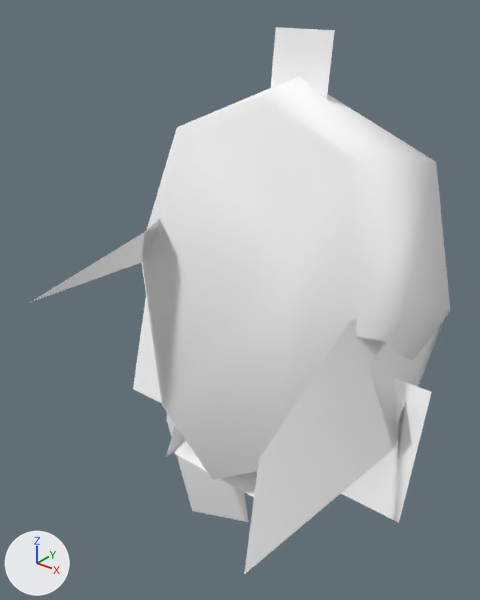
One commit to the glTF model public/3d/item/model__item__room.ofs_3695_0/3695kg_it_cl0.gltf: the scene before it, then after it.
The view is the same before and after, from a 50 mm lens placed at (1.7, -2.37, 2.28), pointed at (-0.15, -0.06, 0.85). The lights are fixed; the arrows at lower left show +X, +Y and +Z. The picture after the commit comes second.

Objects in the first picture: '3695kg_it_cl0'.
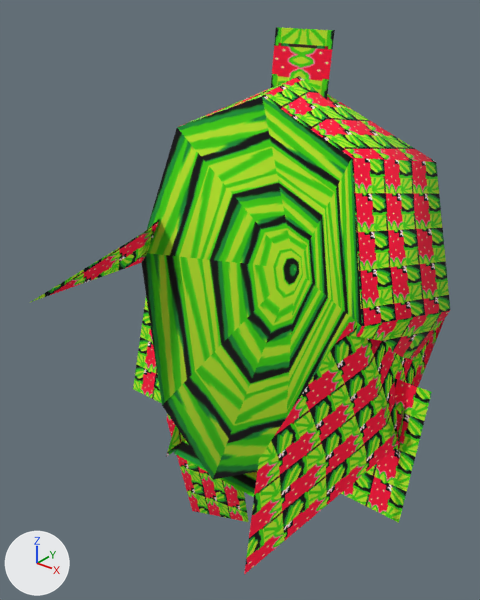
What differs and where, as boxes (x1, y1, x2, y2) in the pictures (480 x 600 px):
'3695kg_it_cl0', surface changed (white to green): (29, 27, 450, 574) in both

What the commit changed:
Picture 'it_cl0_0' (img_it_cl0_0) is new.
In material 'kg_it_cl0_0' (mat_kg_it_cl0_0), base_color is no longer (1.0, 1.0, 1.0), white #ffffff.
In material 'kg_it_cl0_0' (mat_kg_it_cl0_0), texture is now set to img_it_cl0_0.
